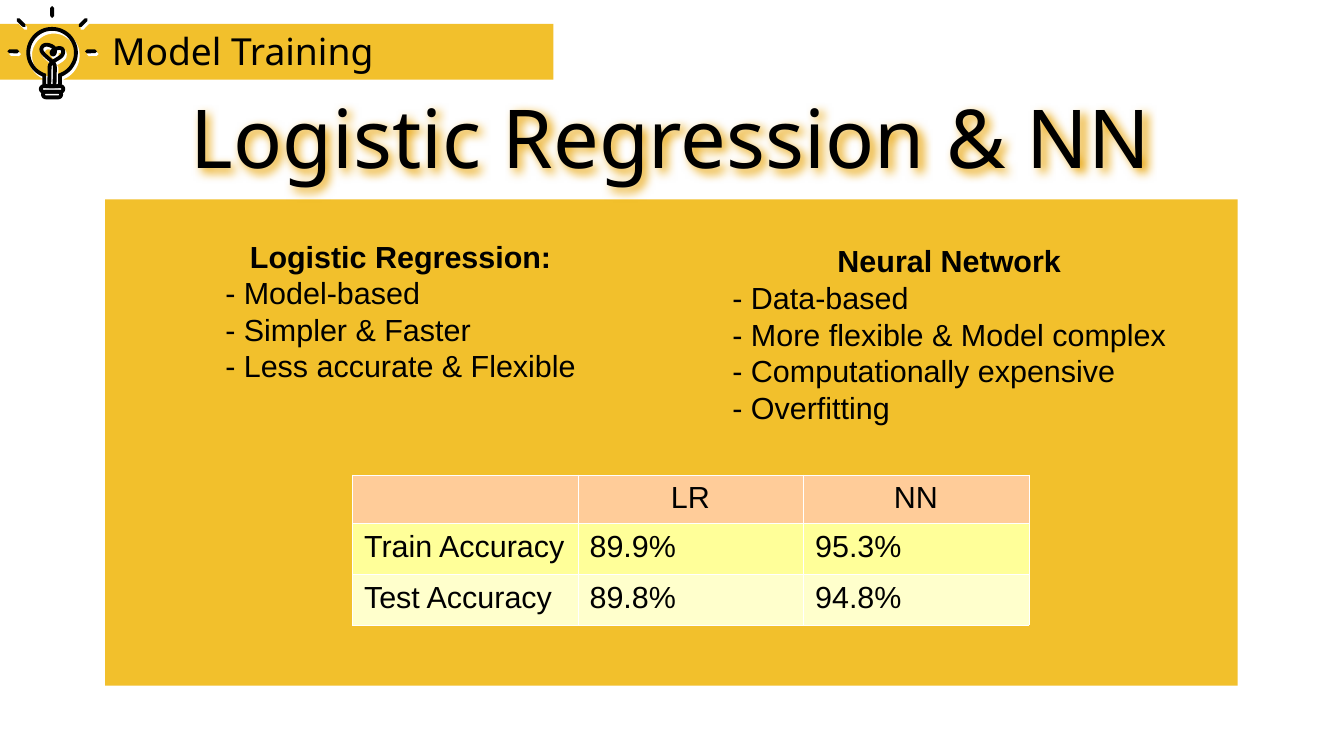
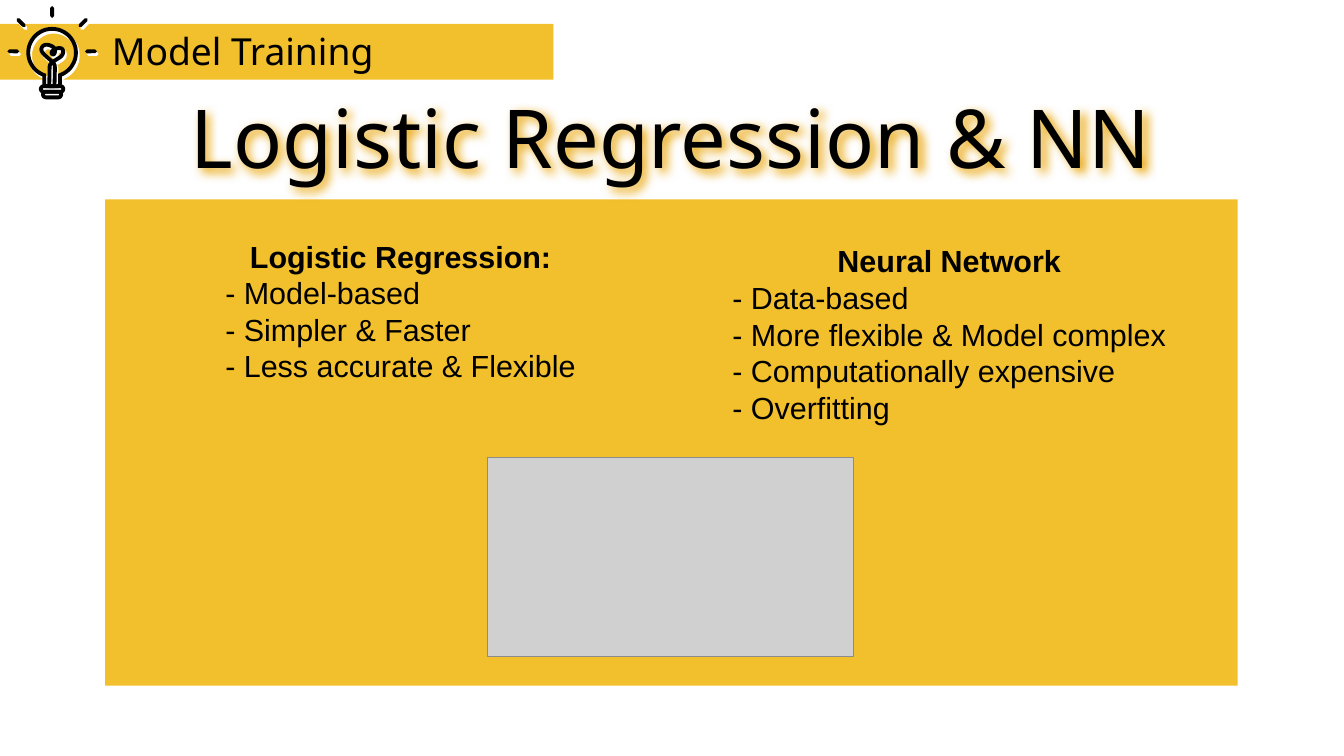
Before and after one commit to jteles277/Image_Classification_Problem, a slide deck: slide 4 of docs/powerpoint.odp. Drawn at 1344x756 pixels with LibreOffice and Linux fonts; fonts in the diff are those of the drawing; grey boxes stand for pictures. Boxes give left, top, right and bottom in pixels: in the first picture for what was removed or moved away, otherwise in the second. Text is boxed around its words. In the diff, an @@ line names an element or a change of style, - is before the commit and + after.

```diff
--- a/docs/powerpoint.odp
+++ b/docs/powerpoint.odp
@@ table removed at bbox=[352, 474, 1029, 623], 3 rows, 3 columns @@
- | LR | NN
-Train Accuracy | 89.9% | 95.3%
-Test Accuracy | 89.8% | 94.8%
@@ picture added at bbox=[488, 457, 854, 657] @@
```
Also in this commit, not shown: 7 other slides changed, 4 slides added, 3 slides removed, 2 other files.
